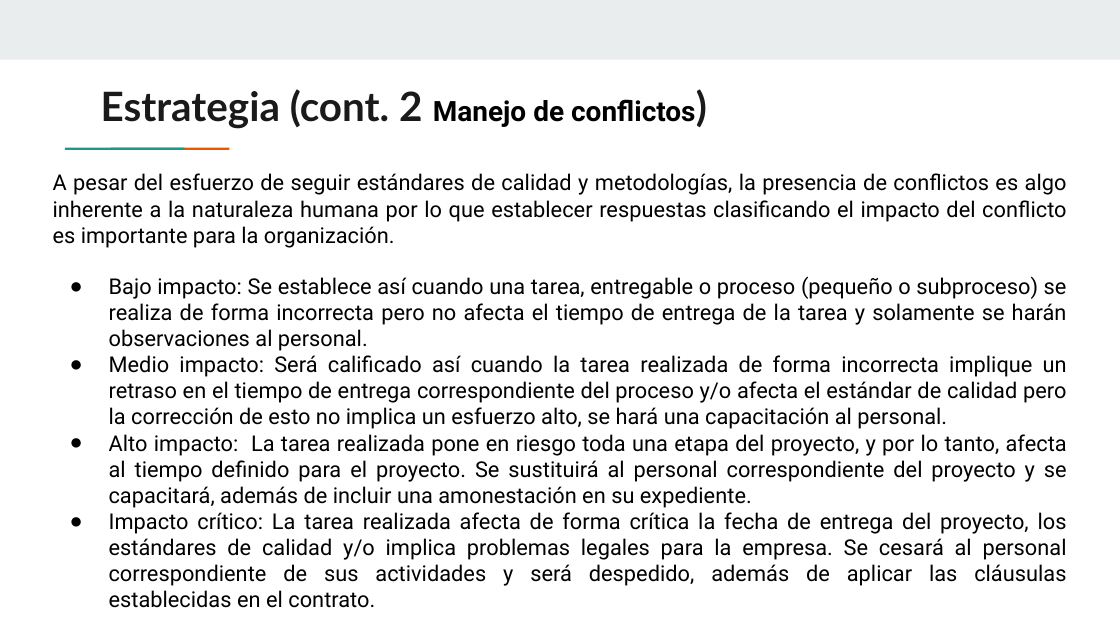
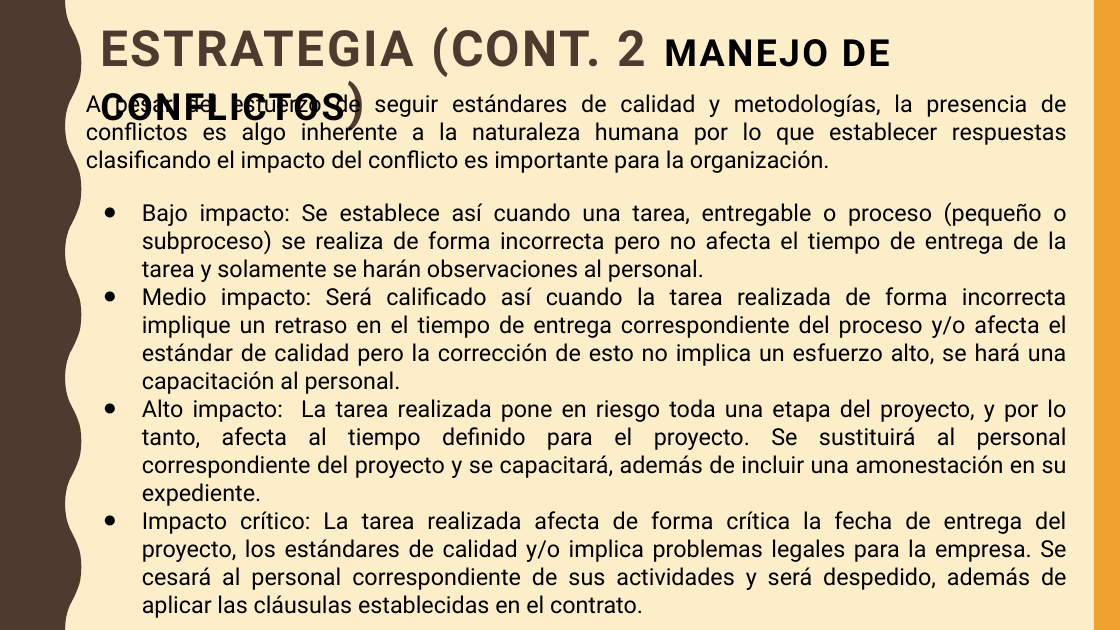
Before and after one commit to lagis/DEUV, a slide deck: slide 3 of Estrategia de equipo de alto desempeño.pptx. Drawn at 1120x630 pixels with LibreOffice and Linux fonts; fonts in the diff are those of the drawing. Boxes give left, top, right and bottom in pixels: in the first picture for what was removed or moved away, otherwise in the second. Text is boxed around its words. In the diff, an @@ line names an element or a change of style, - is before the commit and + after.

Commit message:
Equipo del alto rendimiento

```diff
--- a/Estrategia de equipo de alto desempeño.pptx
+++ b/Estrategia de equipo de alto desempeño.pptx
@@ background #FFFFFF to #FBEEC9 @@
@@ rectangle removed at [0,0,1120,59] @@
@@ freeform shape added at [0,0,82,629], fill #4E3B30 @@
@@ title at [100,27,890,129]: text changed; size 26 to 32 pt; font Lato to Roboto; text colour #1A1A1A to #4E3B30 @@
-Estrategia (cont. 2 Manejo de conflictos)
+ESTRATEGIA (CONT. 2 MANEJO DE CONFLICTOS)
@@ rectangle added at [1094,0,1120,629], fill #F0A22E @@
@@ text "A pesar del esfuerzo de ...": place and size @@
-text "A pesar del esfuerzo de ..." at [53,173,1067,608]
+text "A pesar del esfuerzo de ..." at [86,91,1067,618]
@@ text "A pesar del esfuerzo de ..." at [86,91,1067,618]: size 14 to 15 pt @@
@@ rectangle removed at [102,146,148,151] @@
@@ rectangle removed at [147,146,193,151] @@
```
Also in this commit, not shown: 3 other slides changed, 1 slide added, 1 slide removed, 1 other file.
